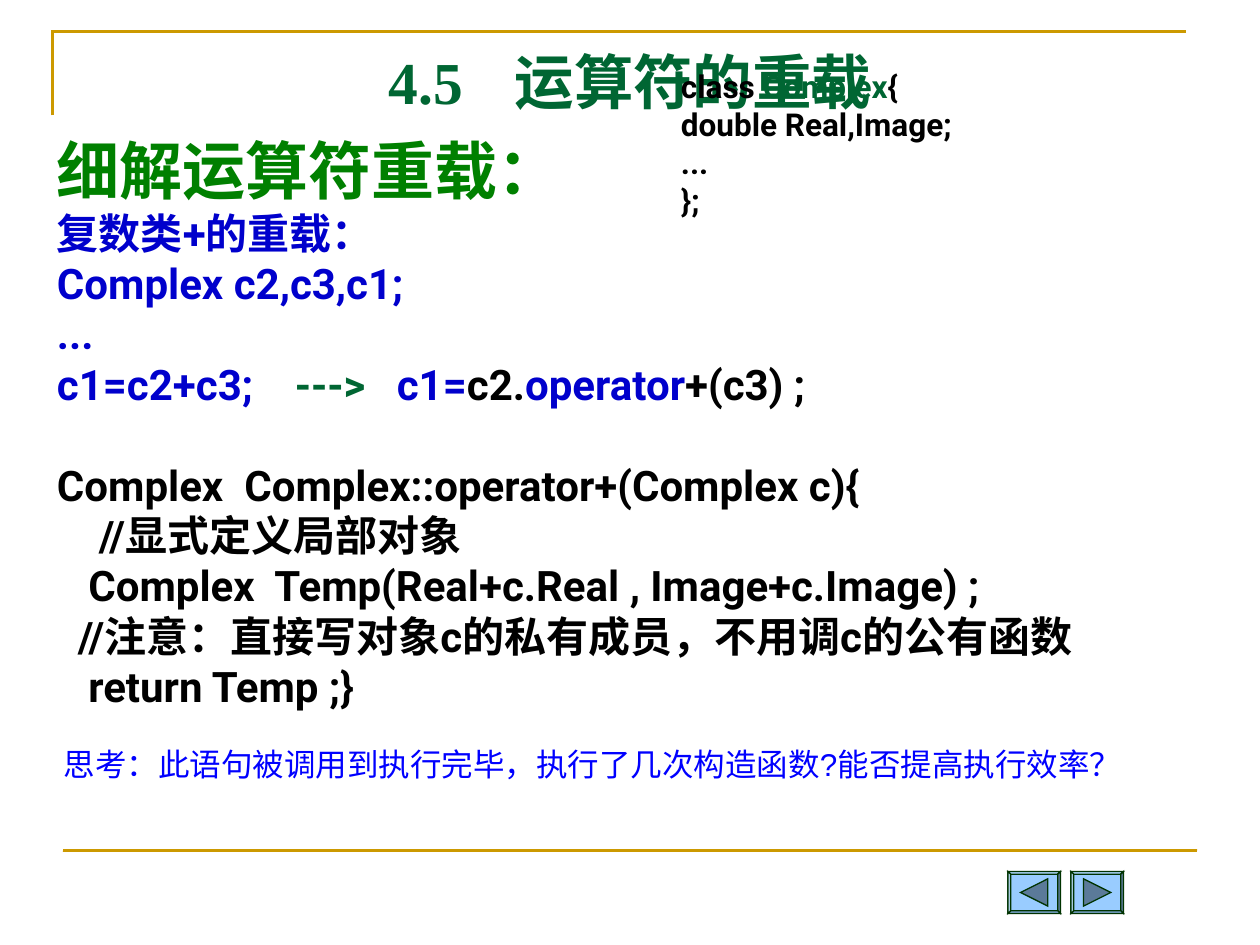
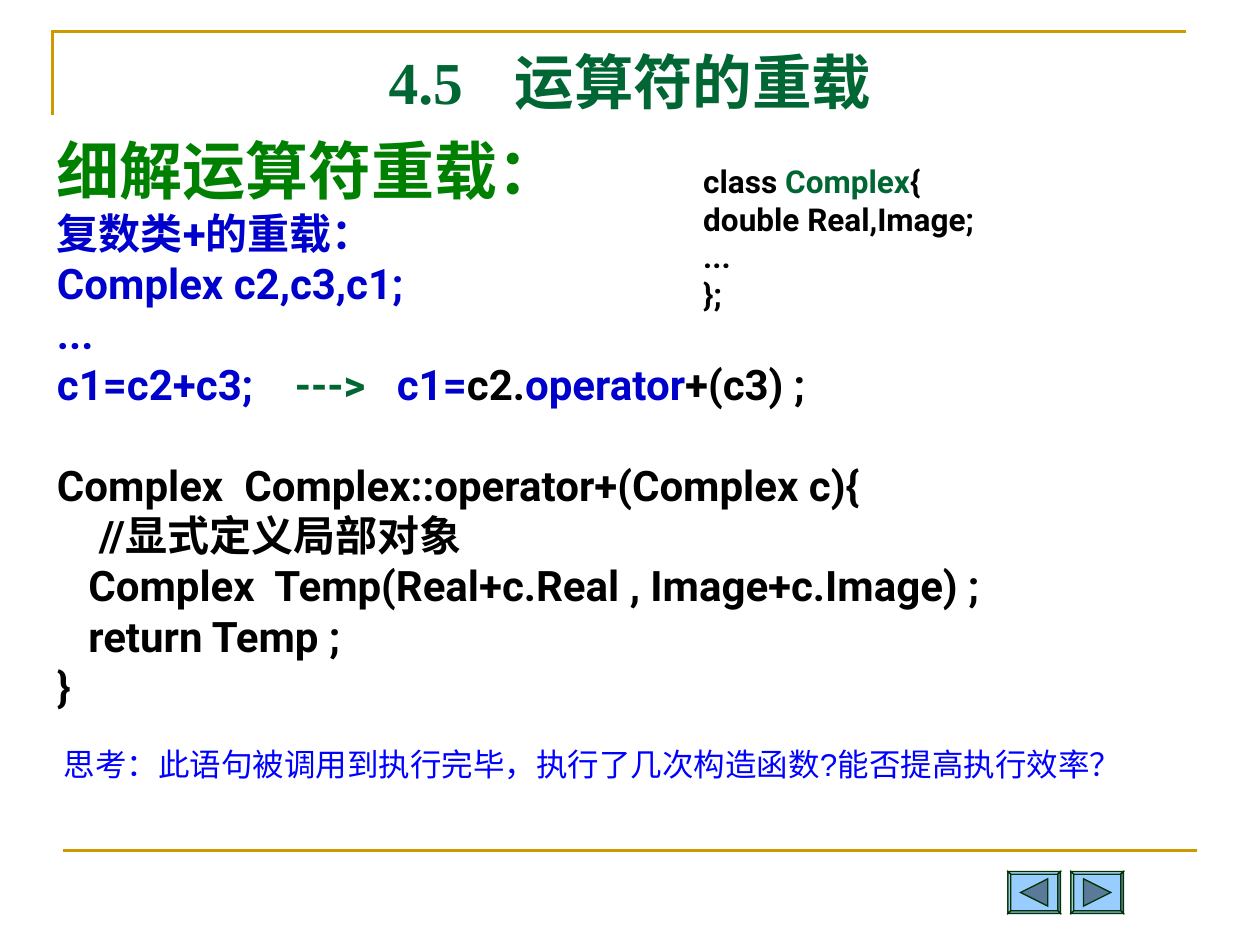
Before and after one commit to Changhe160/Changhe160.github.io, a slide deck: slide 49 of teachingRes/Cplusplus/unit04类与对象.ppt (slide 48 before the commit). Drawn at 1260x945 pixels with LibreOffice and Linux fonts; fonts in the diff are those of the drawing. Boxes give left, top, right and bottom in pixels: in the first picture for what was removed or moved away, otherwise in the second. Text is boxed around its words. In the diff, an @@ line names an element or a change of style, - is before the commit and + after.

```diff
--- a/teachingRes/Cplusplus/unit04类与对象.ppt
+++ b/teachingRes/Cplusplus/unit04类与对象.ppt
@@ text "class Complex{": place and size @@
-text "class Complex{" at box(681, 70, 952, 143)
+text "class Complex{" at box(703, 168, 974, 238)
@@ text at box(88, 622, 319, 661): text changed @@
-//注意：直接写对象c的私有成员，不用调c的公有函数
-return Temp ;}
+return Temp ;
+}
```
Also in this commit, not shown: 17 other slides changed, 1 slide added, 2 slides removed, 1 other file.
